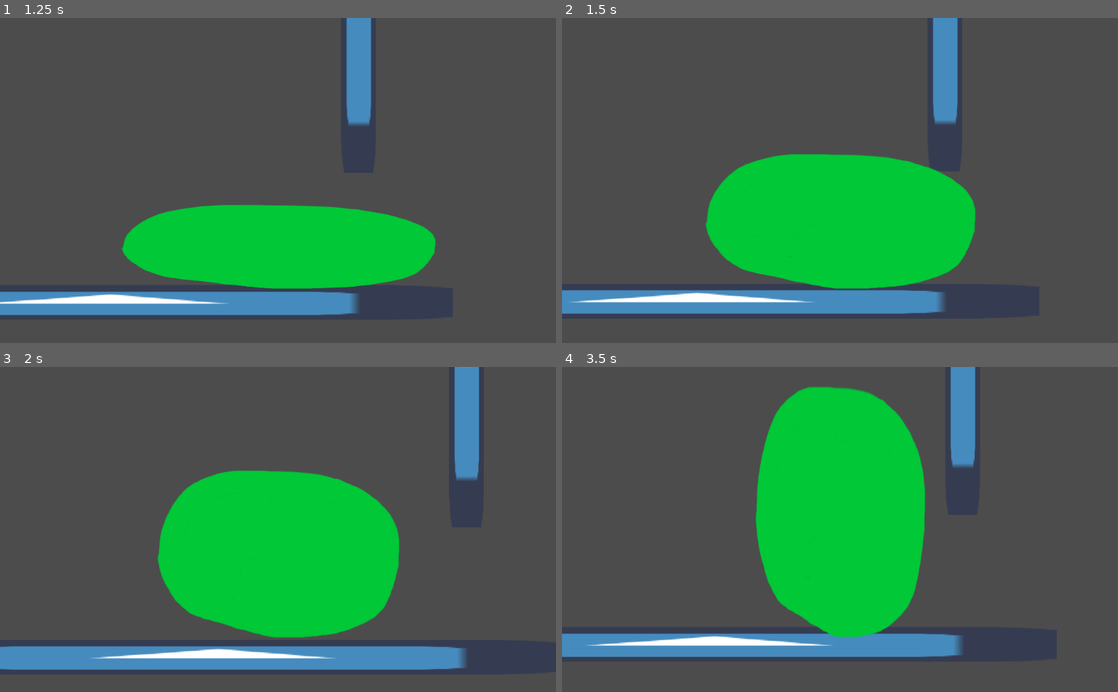
Above: before the commit, frames 1-4 (two rows, left to right).
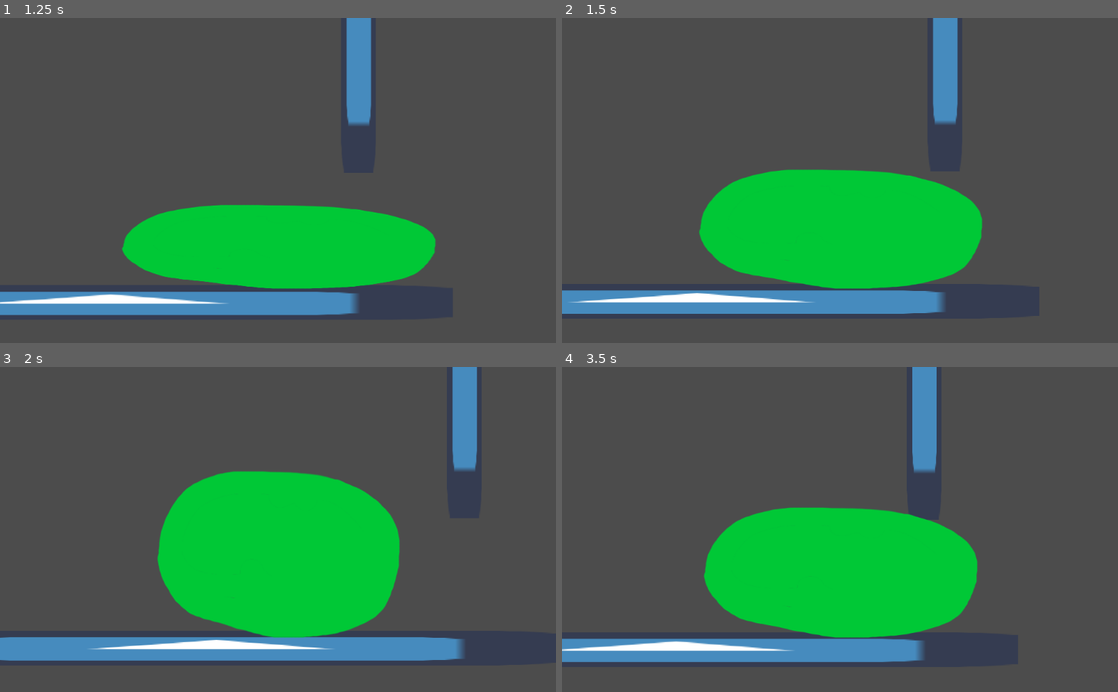
Above: after the commit, the same moments.

Repository: mariothedog/Shifty-Slime
Game: Godot game, scene res://Levels/Level0.tscn
Two runs of this game, one before a commit and one after it. Both use one fixed random seed, a clock stepped at 60 frames per second and the inputs below. The engine's default icon, where the game draws it, is replaced by a stand-in: a white triangle on a blue panel in a dark square.
Inputs:
- Up to frame 1 (1.25 s): hold D (move_right) from 0.53 s (still down); hold S (shrink) from 0.53 s (still down)
- Up to frame 2 (1.5 s): release D (move_right) at 1.28 s; release S (shrink) at 1.28 s; hold A (move_left) from 1.28 s (still down); tap S (shrink) at 1.35 s
- Up to frame 3 (2 s): keep holding A (move_left)
- Up to frame 4 (3.5 s): release A (move_left) at 2.03 s; hold D (move_right) 2.03-2.78 s; hold S (shrink) 2.03-2.78 s; hold W (expand_up) from 2.78 s (still down); tap S (shrink) at 2.85 s

Frame 1 is identical in both runs. In frame 2, 3.1% of the frame differs, in the area x 0-76%, y 41-92%; in frame 3, 6.6%; in frame 4, 23%, in the area x 0-75%, y 0-91%.

Commit message:
Fixed bug where the player would get stuck in the wall

Diff:
--- a/Levels/Level0.tscn
+++ b/Levels/Level0.tscn
@@ -24,7 +24,9 @@
 scale = Vector2( 20, 1 )
 texture = ExtResource( 2 )
 
-[node name="Wall" type="StaticBody2D" parent="."]
+[node name="Wall" type="StaticBody2D" parent="." groups=[
+"object",
+]]
 position = Vector2( 1072.59, -6.34668 )
 
 [node name="CollisionShape2D" type="CollisionShape2D" parent="Wall"]
--- a/Player/Player.gd
+++ b/Player/Player.gd
@@ -25,7 +25,16 @@
 	if Input.is_action_pressed("shrink"):
 		scale_dir += Vector2(0.3, -0.5)
 
-	$Sprite.scale = lerp($Sprite.scale, scale_dir, 0.15)
+	var colliding_with_object_up = false
+
+	for body in $"Top Area2D".get_overlapping_bodies():
+		if body.is_in_group("object"):
+			colliding_with_object_up = true
+
+	if not (colliding_with_object_up and scale_dir.y > $Sprite.scale.y):
+		$Sprite.scale = lerp($Sprite.scale, scale_dir, 0.15)
+		$"Top Area2D/CollisionShape2D".shape.extents.x = 160 * $Sprite.scale.x
+		$"Top Area2D".position = Vector2(0, -300) * $Sprite.scale
 
 	# Moving
 	var input_vel_x = 0
--- a/Player/Player.tscn
+++ b/Player/Player.tscn
@@ -1,7 +1,10 @@
-[gd_scene load_steps=3 format=2]
+[gd_scene load_steps=4 format=2]
 
 [ext_resource path="res://Player/Player.gd" type="Script" id=1]
 [ext_resource path="res://Player/Player.png" type="Texture" id=2]
+
+[sub_resource type="RectangleShape2D" id=1]
+extents = Vector2( 160, 10 )
 
 [node name="Player" type="KinematicBody2D"]
 z_index = 1
@@ -18,3 +21,9 @@
 [node name="CollisionPolygon2D" type="CollisionPolygon2D" parent="."]
 position = Vector2( 0, -156 )
 polygon = PoolVector2Array( 35.5252, -138.485, 91.9929, -129.758, 139.22, -113.331, 184.252, -84.7174, 204.16, -42.0573 …(322 unchanged characters)…
+
+[node name="Top Area2D" type="Area2D" parent="."]
+position = Vector2( 0, -300 )
+
+[node name="CollisionShape2D" type="CollisionShape2D" parent="Top Area2D"]
+shape = SubResource( 1 )
